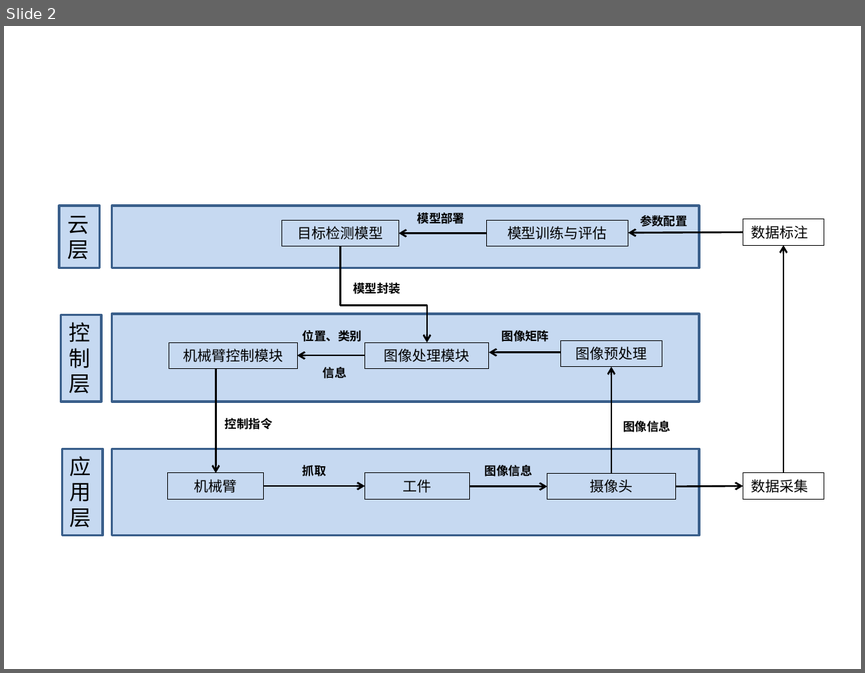
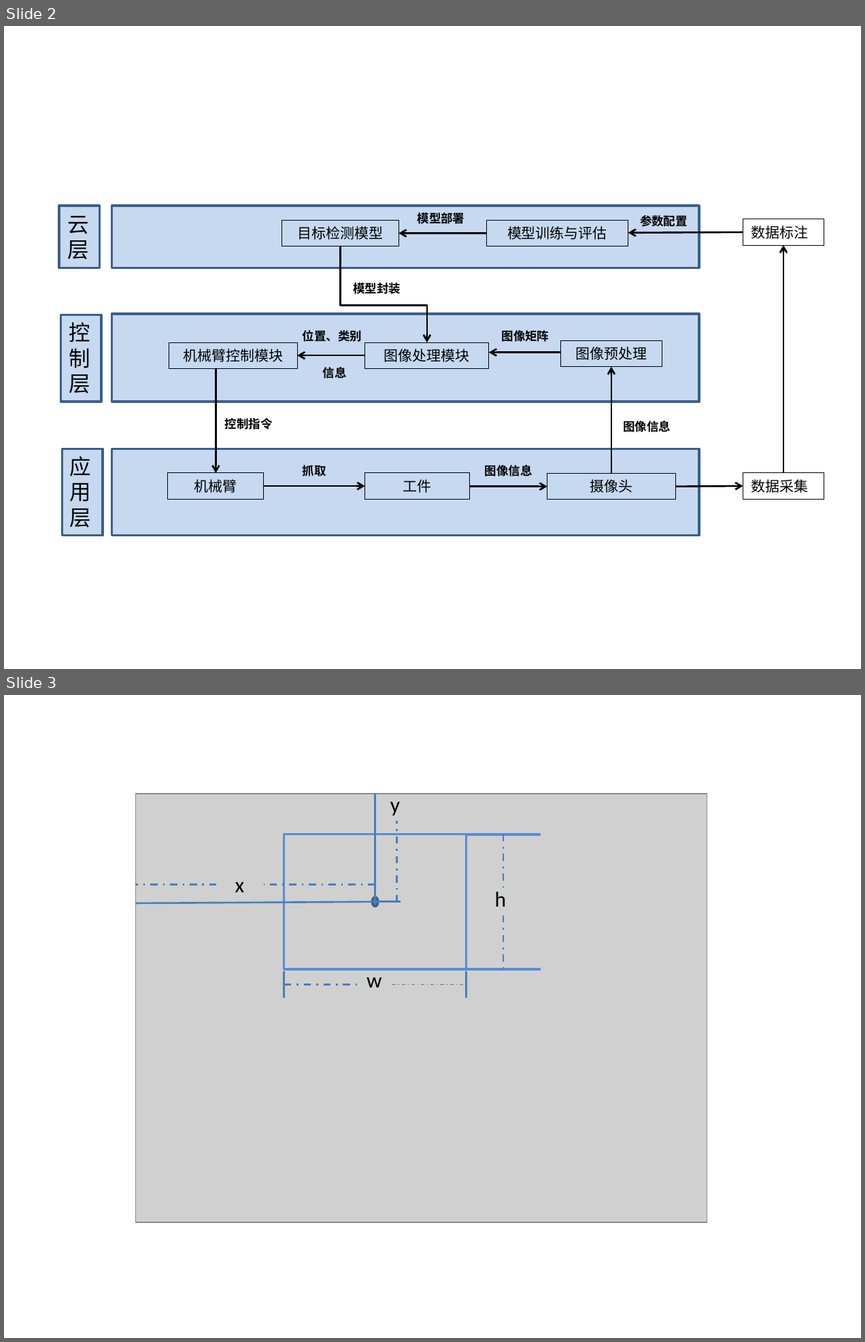
Before and after one commit to ZhuYuHe/biyelunwen, a slide deck: graph.pptx. Shown one above the other, each under a label of ours: slide 2 before the commit, slides 2 and 3 after it. The pictures are 865x673 and 865x1342 pixels, drawn with LibreOffice and Linux fonts; fonts in the diff are those of the drawing; grey boxes stand for pictures. Boxes give left, top, right and bottom in pixels: in the first picture for what was removed or moved away, otherwise in the second. Text is boxed around its words. In the diff, an @@ line names an element or a change of style, - is before the commit and + after.

```diff
--- a/graph.pptx
+++ b/graph.pptx
@@ slide 3 added at [4,695,861,1338], background #FFFFFF @@
@@ picture added at [136,794,707,1222] @@
@@ line added from (375, 905) to (375, 794), #4B7EBC 1.5 pt @@
@@ text added at [390,802,400,815], 18 pt, text #000000 @@
+y
@@ rectangle added at [284,834,466,968], outline #558ED5 2 pt @@
@@ line added from (396, 902) to (396, 821), #4B7EBC 1.5 pt dashed @@
@@ line added from (466, 834) to (541, 834), #558ED5 2.25 pt @@
@@ line added from (504, 834) to (504, 888), #4B7EBC 1.5 pt dashed @@
@@ line added from (375, 902) to (375, 867), #4B7EBC 1.5 pt @@
@@ line added from (216, 884) to (136, 884), #4B7EBC 1.5 pt dashed @@
@@ text added at [235,882,245,892], 18 pt, text #000000 @@
+x
@@ line added from (375, 884) to (264, 884), #4B7EBC 1.5 pt dashed @@
@@ ellipse added at [373,897,379,906], fill #4F81BD, outline #3A5F8C 2 pt @@
@@ text added at [495,892,507,906], 18 pt, text #000000 @@
+h
@@ line added from (377, 902) to (136, 903), #4B7EBC 1.5 pt @@
@@ line added from (373, 902) to (400, 902), #4B7EBC 1.5 pt @@
@@ line added from (504, 915) to (504, 969), #4B7EBC 1.5 pt dashed @@
@@ line added from (284, 998) to (284, 971), #4B7EBC 1.5 pt @@
@@ text added at [366,970,381,987], 18 pt, text #000000 @@
+w
@@ line added from (466, 969) to (541, 969), #558ED5 2.25 pt @@
@@ line added from (466, 998) to (466, 971), #4B7EBC 1.5 pt @@
@@ line added from (284, 985) to (358, 985), #4B7EBC 1.5 pt dashed @@
@@ line added from (392, 985) to (466, 985), #4B7EBC 0.75 pt dashed @@
```
Also in this commit, not shown: 1 slide removed, 22 other files.
